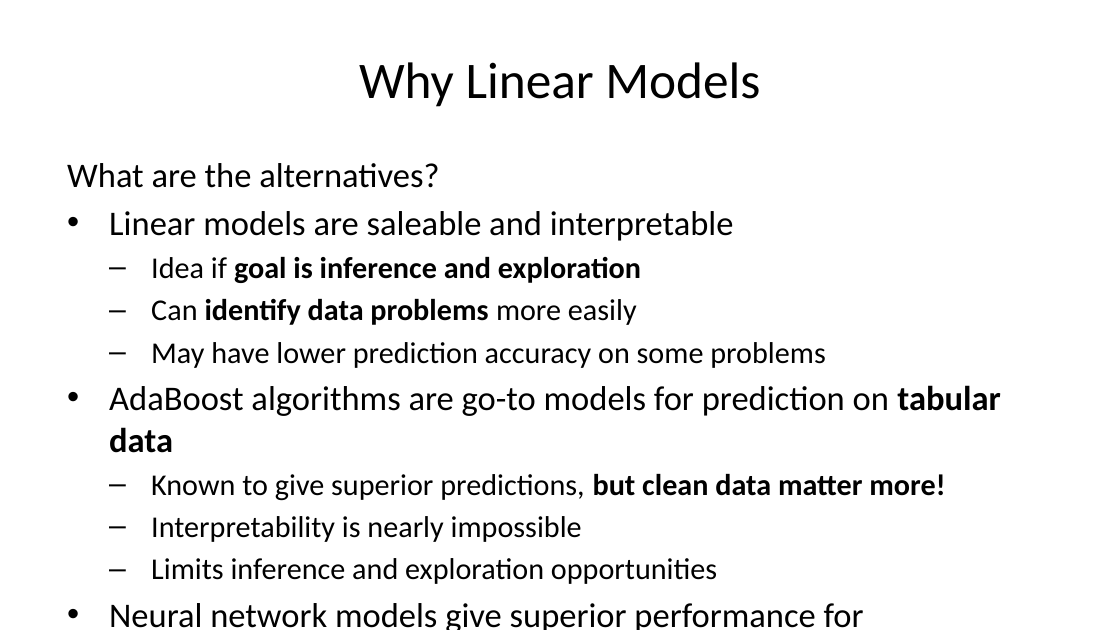
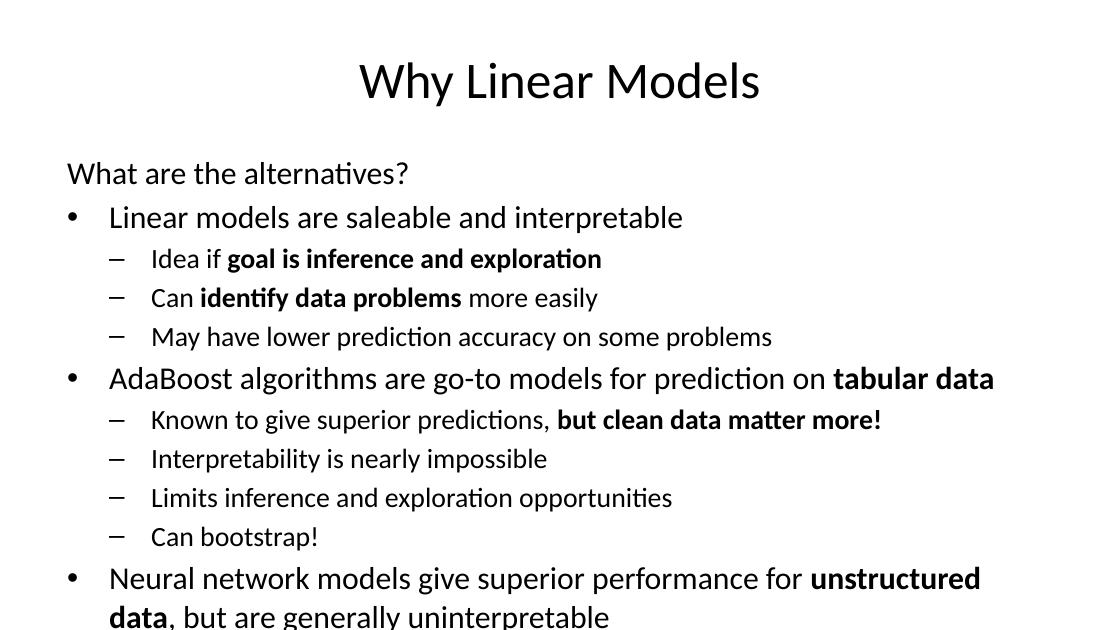
Before and after one commit to StephenElston/CSCI-E-83, a slide deck: slide 5 of LectureSlides/08_IntroductionToLinearModels.pptx. Drawn at 1120x630 pixels with LibreOffice and Linux fonts; fonts in the diff are those of the drawing. Boxes give left, top, right and bottom in pixels: in the first picture for what was removed or moved away, otherwise in the second. Text is boxed around its words. In the diff, an @@ line names an element or a change of style, - is before the commit and + after.

```diff
--- a/LectureSlides/08_IntroductionToLinearModels.pptx
+++ b/LectureSlides/08_IntroductionToLinearModels.pptx
@@ text at bbox=[67, 162, 995, 630]: size 22.2 to 20.4 pt in "What are the alternatives?", "Linear models are saleable and interpretable", "AdaBoost algorithms are go-to models for prediction ...", "Neural network models give superior performance for ..."; size 19.4 to 17.9 pt in "Idea if goal is inference and exploration", "Can identify data problems more easily", "May have lower prediction accuracy on some ...", "Known to give superior predictions, but clean ..." and 2 more places @@
@@ text at bbox=[151, 526, 319, 551]: paragraph added @@
+  – Can bootstrap!
```
Also in this commit, not shown: 10 other slides changed, 1 slide added, 1 slide removed.
